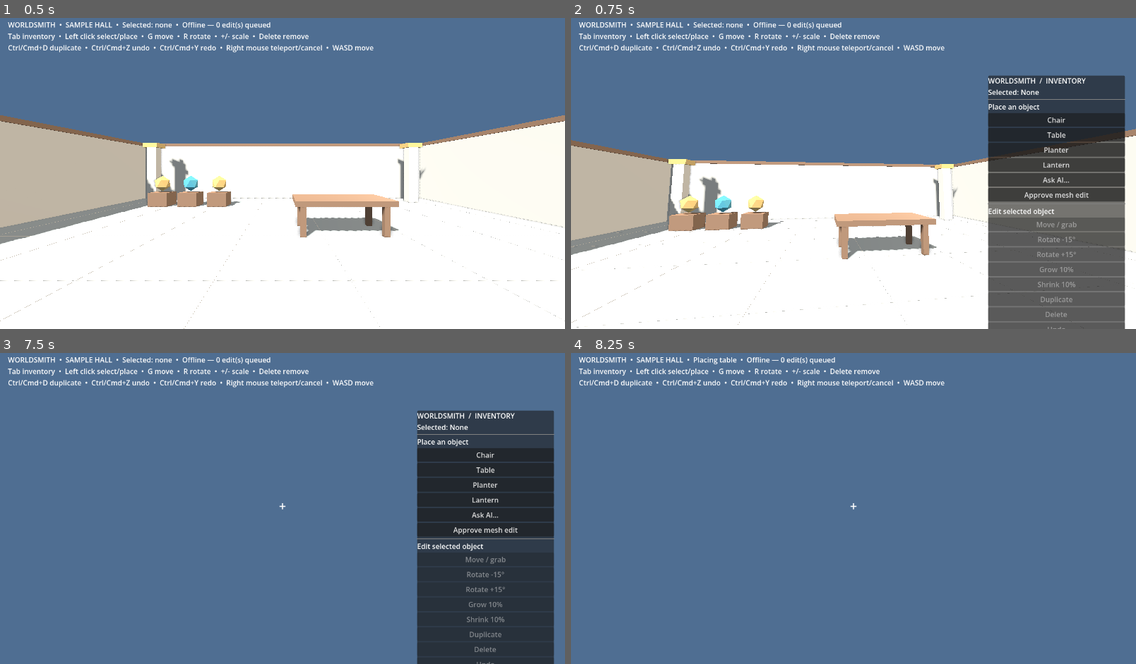
Above: before the commit, frames 1-4 (two rows, left to right).
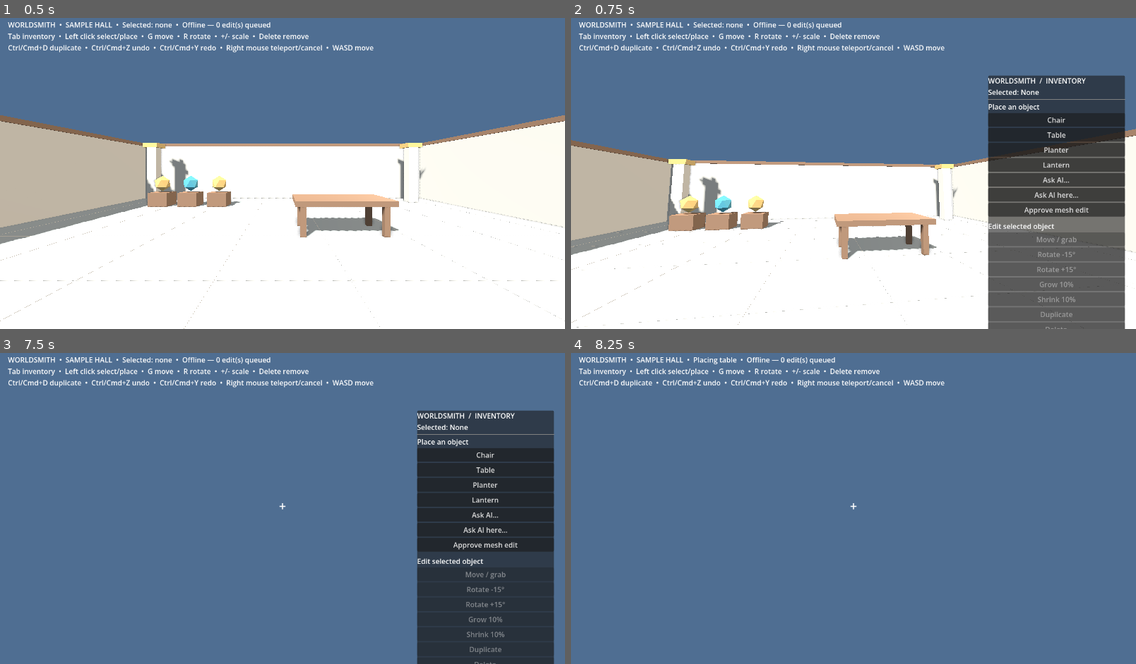
Above: after the commit, the same moments.

Repository: sth144/worldsmith
Game: Godot game, scene res://scenes/main.tscn
The game is run twice, just before and just after one commit, with the same random seed, the same clock (stepped at 60 frames per second) and the same inputs.
Inputs (mouse positions are in pixels of both pictures, inside the frame that each line leads up to):
- Up to frame 1 (0.5 s): no input
- Up to frame 2 (0.75 s): tap Enter at 0.5 s; move the mouse to (881, 170) at 0.52 s; hold Up from 0.53 s (still down); tap Tab at 0.6 s; click (881, 170) at 0.67 s
- Up to frame 3 (7.5 s): release Up at 1.25 s; click "Chair" at 1.25 s; tap Space at 2, 4.25, 5.75 s; move the mouse to (254, 505) at 2.02 s; hold Up 2.03-6.53 s; tap Z at 2.1 s; move the mouse to (293, 499) at 2.77 s; tap Y at 2.85 s; tap Enter at 3.5, 5 s; move the mouse to (276, 511) at 3.52 s; tap G at 3.6 s; click (276, 511) at 3.67 s; move the mouse to (322, 508) at 4.27 s; tap R at 4.35 s; move the mouse to (237, 502) at 5.02 s; tap Delete at 5.1 s; move the mouse to (288, 505) at 5.77 s; tap Backspace at 5.85 s; click (288, 505) at 5.92 s; move the mouse to (259, 499) at 6.52 s; hold D 6.53-7.28 s; tap Shift at 6.6 s; move the mouse to (310, 505) at 7.27 s; hold Up from 7.28 s (still down); tap Tab at 7.35 s
- Up to frame 4 (8.25 s): release Up at 8 s; click "Table" at 8 s

Frame 1 is identical in both runs. In frame 2, 2.5% of the frame differs, in the area x 73-99%, y 56-100%; in frame 3, 1.7%; in frame 4, nothing differs.

Commit message:
feat: add view-based scene prompts and landscape props

Diff:
--- a/client/scripts/edit_panel.gd
+++ b/client/scripts/edit_panel.gd
@@ -9,6 +9,7 @@
 	{"action": "place:planter", "label": "Planter"},
 	{"action": "place:lantern", "label": "Lantern"},
 	{"action": "ask_ai", "label": "Ask AI…"},
+	{"action": "ask_ai_here", "label": "Ask AI here…"},
 	{"action": "approve_geometry", "label": "Approve mesh edit"},
 ]
 const EDIT_ROWS := [
--- a/client/scripts/main.gd
+++ b/client/scripts/main.gd
@@ -42,6 +42,9 @@
 var trigger_was_pressed := false
 var selection_outline: MeshInstance3D
 var xr_pointer: MeshInstance3D
+var prompt_view: Dictionary = {}
+var inventory_view: Dictionary = {}
+var prompt_for_view := false
 
 
 func _ready() -> void:
@@ -446,6 +449,8 @@
 
 
 func _set_inventory(value: bool) -> void:
+	if value:
+		inventory_view = _view_context()
 	if value and _is_editing():
 		_cancel_edit()
 	aiming = false
@@ -459,11 +464,11 @@
 		scene_sync.approve_geometry()
 		_set_inventory(false)
 		return
-	if action == "ask_ai":
-		if selected_id.is_empty():
-			return
+	if action == "ask_ai" or action == "ask_ai_here":
+		prompt_for_view = action == "ask_ai_here" or selected_id.is_empty()
+		prompt_view = inventory_view if prompt_for_view else {}
 		_set_inventory(false)
-		prompt_panel.open(xr_active, xr_camera if xr_active else desktop_camera)
+		prompt_panel.open(xr_active, xr_camera if xr_active else desktop_camera, prompt_for_view)
 		return
 	if action.begins_with("place:"):
 		_start_place(action.trim_prefix("place:"))
@@ -499,9 +504,28 @@
 
 
 func _on_prompt_submitted(prompt: String) -> void:
-	if not selected_id.is_empty():
+	if prompt_for_view and not prompt_view.is_empty():
+		scene_sync.request_agent(prompt, [], prompt_view)
+	elif not prompt_for_view and not selected_id.is_empty():
 		scene_sync.request_agent(prompt, [selected_id])
-	_update_status()
+	else:
+		scene_sync.last_error = "Look down at a floor point, then open Ask AI"
+		scene_sync.status_changed.emit()
+	_update_status()
+
+
+func _view_context() -> Dictionary:
+	var camera: Camera3D = xr_camera if xr_active else desktop_camera
+	var origin := camera.global_position
+	var direction := -camera.global_basis.z.normalized()
+	var query := PhysicsRayQueryParameters3D.create(origin, origin + direction * 30.0, 1)
+	var hit := get_world_3d().direct_space_state.intersect_ray(query)
+	if hit.is_empty():
+		return {}
+	var point: Vector3 = hit["position"]
+	return {"camera_position": [origin.x, origin.y, origin.z],
+		"camera_direction": [direction.x, direction.y, direction.z],
+		"target_position": [point.x, point.y, point.z]}
 
 
 func _start_place(asset_key: String) -> void:
--- a/client/scripts/prompt_panel.gd
+++ b/client/scripts/prompt_panel.gd
@@ -16,6 +16,8 @@
 var key_labels: Dictionary = {}
 var desktop_panel: PanelContainer
 var desktop_input: LineEdit
+var desktop_title: Label
+var xr_title: Label3D
 
 
 func _ready() -> void:
@@ -23,9 +25,12 @@
 	_build_xr()
 
 
-func open(xr: bool, camera: Camera3D) -> void:
+func open(xr: bool, camera: Camera3D, view_mode: bool = false) -> void:
 	is_open = true
 	xr_active = xr
+	desktop_title.text = "Ask AI about the viewed point" if view_mode else "Ask AI to edit the selected object"
+	xr_title.text = "ASK AI  /  VIEWED POINT" if view_mode else "ASK AI  /  SELECTED OBJECT"
+	desktop_input.placeholder_text = "Put a hill here with a tree on it" if view_mode else "Make this chair twice as wide"
 	text_value = ""
 	_update_text()
 	desktop_panel.visible = not xr
@@ -130,9 +135,8 @@
 	layer.add_child(desktop_panel)
 	var rows := VBoxContainer.new()
 	desktop_panel.add_child(rows)
-	var title := Label.new()
-	title.text = "Ask AI to edit the selected object"
-	rows.add_child(title)
+	desktop_title = Label.new()
+	rows.add_child(desktop_title)
 	desktop_input = LineEdit.new()
 	desktop_input.placeholder_text = "Make this chair twice as wide"
 	desktop_input.text_submitted.connect(_submit)
@@ -157,7 +161,7 @@
 	material.transparency = BaseMaterial3D.TRANSPARENCY_ALPHA
 	background.material_override = material
 	xr_panel.add_child(background)
-	_add_label("ASK AI  /  SELECTED OBJECT", Vector3(-0.62, 0.45, 0.018), 27)
+	xr_title = _add_label("ASK AI  /  SELECTED OBJECT", Vector3(-0.62, 0.45, 0.018), 27)
 	prompt_label = _add_label("Request: ", Vector3(-0.62, 0.30, 0.018), 21)
 	for row_index in range(KEY_ROWS.size()):
 		var letters: String = KEY_ROWS[row_index]
--- a/client/scripts/scene_editor.gd
+++ b/client/scripts/scene_editor.gd
@@ -11,6 +11,8 @@
 	"table": {"label": "Table", "path": "res://assets/inventory/table.glb", "size": Vector3(1.28, 0.78, 0.78)},
 	"planter": {"label": "Planter", "path": "res://assets/inventory/planter.glb", "size": Vector3(0.54, 1.1, 0.54)},
 	"lantern": {"label": "Lantern", "path": "res://assets/inventory/lantern.glb", "size": Vector3(0.4, 0.7, 0.4)},
+	"hill": {"label": "Hill", "path": "res://assets/inventory/hill.glb", "size": Vector3(4.7, 1.12, 4.7)},
+	"tree": {"label": "Tree", "path": "res://assets/inventory/tree.glb", "size": Vector3(2.2, 3.25, 2.2)},
 }
 
 var objects: Dictionary = {}
@@ -309,6 +311,22 @@
 	collision.shape = shape
 	collision.position.y = size.y * 0.5
 	body.add_child(collision)
+	if str(state["asset"]).begins_with("hill"):
+		# A separate mesh collider makes the new mound walkable while keeping
+		# the broad selection box on the object-selection layer.
+		var terrain := StaticBody3D.new()
+		terrain.name = "WalkableHill"
+		terrain.collision_layer = 1
+		terrain.collision_mask = 0
+		body.add_child(terrain)
+		for mesh_node in visual.find_children("*", "MeshInstance3D", true, false):
+			var mesh := mesh_node as MeshInstance3D
+			if mesh.mesh == null:
+				continue
+			var terrain_shape := CollisionShape3D.new()
+			terrain_shape.shape = mesh.mesh.create_trimesh_shape()
+			terrain_shape.transform = terrain.global_transform.affine_inverse() * mesh.global_transform
+			terrain.add_child(terrain_shape)
 	objects[object_id] = body
 
 
--- a/client/scripts/scene_sync.gd
+++ b/client/scripts/scene_sync.gd
@@ -207,7 +207,7 @@
 
 
 func _download_asset(asset_key: String) -> void:
-	if downloading.has(asset_key) or not asset_key.begins_with("chair-v-") and not asset_key.begins_with("table-v-") and not asset_key.begins_with("planter-v-") and not asset_key.begins_with("lantern-v-"):
+	if downloading.has(asset_key) or not asset_key.begins_with("chair-v-") and not asset_key.begins_with("table-v-") and not asset_key.begins_with("planter-v-") and not asset_key.begins_with("lantern-v-") and not asset_key.begins_with("hill-v-") and not asset_key.begins_with("tree-v-"):
 		return
 	var cached := "user://assets/" + asset_key + ".glb"
 	if FileAccess.file_exists(cached):
@@ -289,13 +289,15 @@
 	return "Offline — %d edit(s) queued" % pending.size()
 
 
-func request_agent(prompt: String, selected_ids: Array[String]) -> void:
+func request_agent(prompt: String, selected_ids: Array[String], view: Dictionary = {}) -> void:
 	if disabled or not online or agent_busy or not pending.is_empty():
 		last_error = "Connect and save edits before asking AI"
 		status_changed.emit()
 		return
 	var endpoint := server_url.replace("ws://", "http://").replace("wss://", "https://")
 	var payload := {"expected_revision": revision, "prompt": prompt, "selected_object_ids": selected_ids}
+	if not view.is_empty():
+		payload["view"] = view
 	var error := agent_request.request(endpoint + "/api/scenes/" + scene_id + "/agent", ["Content-Type: application/json"], HTTPClient.METHOD_POST, JSON.stringify(payload))
 	if error != OK:
 		last_error = "Could not send AI request"
--- /dev/null
+++ b/client/tests/view_flow.gd
@@ -0,0 +1,49 @@
+extends SceneTree
+
+
+func _initialize() -> void:
+	call_deferred("_check")
+
+
+func _check() -> void:
+	var world := (load("res://scenes/main.tscn") as PackedScene).instantiate()
+	root.add_child(world)
+	var sync: WorldsmithSceneSync = world.get_node("SceneSync")
+	var editor: WorldsmithSceneEditor = world.get_node("PlacedObjects")
+	if not await _wait_for(func() -> bool: return sync.online, 300):
+		_fail("Scene server did not connect")
+		return
+	var view := {"camera_position": [0, 1.7, 0], "camera_direction": [0, -0.5, -0.8660254],
+		"target_position": [0, 0, -3]}
+	sync.request_agent("Put a hill here with a tree on it", [], view)
+	if not await _wait_for(func() -> bool: return sync.revision == 1 and not sync.agent_busy, 600):
+		_fail("View prompt was not saved: " + sync.last_error)
+		return
+	if editor.objects.size() != 2:
+		_fail("View placements did not appear in the client")
+		return
+	var assets := {}
+	for object_id in editor.objects:
+		assets[editor.wire_object(object_id)["asset"]] = true
+	if not assets.has("assets/hill.glb") or not assets.has("assets/tree.glb"):
+		_fail("View placements use wrong assets")
+		return
+	editor.undo()
+	if not await _wait_for(func() -> bool: return sync.revision == 2 and editor.objects.is_empty(), 300):
+		_fail("One undo did not remove the arrangement")
+		return
+	print("View flow: prompt, scene sync, two assets, one undo OK")
+	quit()
+
+
+func _wait_for(condition: Callable, frames: int) -> bool:
+	for index in range(frames):
+		await process_frame
+		if condition.call():
+			return true
+	return false
+
+
+func _fail(message: String) -> void:
+	push_error(message)
+	quit(1)
--- /dev/null
+++ b/client/tests/view_placement.gd
@@ -0,0 +1,44 @@
+extends SceneTree
+
+
+func _initialize() -> void:
+	call_deferred("_check")
+
+
+func _check() -> void:
+	var world := (load("res://scenes/main.tscn") as PackedScene).instantiate()
+	root.add_child(world)
+	var editor: WorldsmithSceneEditor = world.get_node("PlacedObjects")
+	world.desktop_camera.rotation.x = -0.55
+	await physics_frame
+	world._toggle_inventory()
+	if world.inventory_view.is_empty():
+		_fail("Inventory did not capture the viewed floor point")
+		return
+	world._on_edit_action("ask_ai_here")
+	if not world.prompt_panel.is_open or not world.prompt_for_view:
+		_fail("View prompt did not open")
+		return
+	world.prompt_panel.close()
+	var hill_id := editor.add_object("hill", Transform3D.IDENTITY)
+	var tree_id := editor.add_object("tree", Transform3D(Basis.IDENTITY, Vector3(0, 1.12, 0)))
+	if editor.object_node(hill_id) == null or editor.object_node(tree_id) == null:
+		_fail("View placement assets failed to load")
+		return
+	await process_frame
+	var hill := editor.object_node(hill_id)
+	if hill.get_node_or_null("WalkableHill") == null:
+		_fail("Hill lacks walkable collision")
+		return
+	var query := PhysicsRayQueryParameters3D.create(Vector3(0, 3, 0), Vector3(0, -1, 0), 1)
+	var hit: Dictionary = world.get_world_3d().direct_space_state.intersect_ray(query)
+	if hit.is_empty() or hit["collider"] != hill.get_node("WalkableHill"):
+		_fail("View hill cannot be walked on")
+		return
+	print("View placement: hill and tree load; hill collider is walkable")
+	quit()
+
+
+func _fail(message: String) -> void:
+	push_error(message)
+	quit(1)
Binary file added: client/assets/inventory/hill.glb
Not shown, added: client/assets/inventory/hill.glb.import
Binary file added: client/assets/inventory/tree.glb
Not shown, added: client/assets/inventory/tree.glb.import
Not shown, changed: CHANGELOG.md
Not shown, changed: README.md
Not shown, changed: docs/architecture.md
Not shown, changed: docs/quest-deployment.md
Not shown, added: projects/demo/assets/hill.glb
Not shown, added: projects/demo/assets/tree.glb
Not shown, added: scripts/generate_landscape_assets.py
Not shown, changed: server/app/agent.py
(and 6 more such lines)
